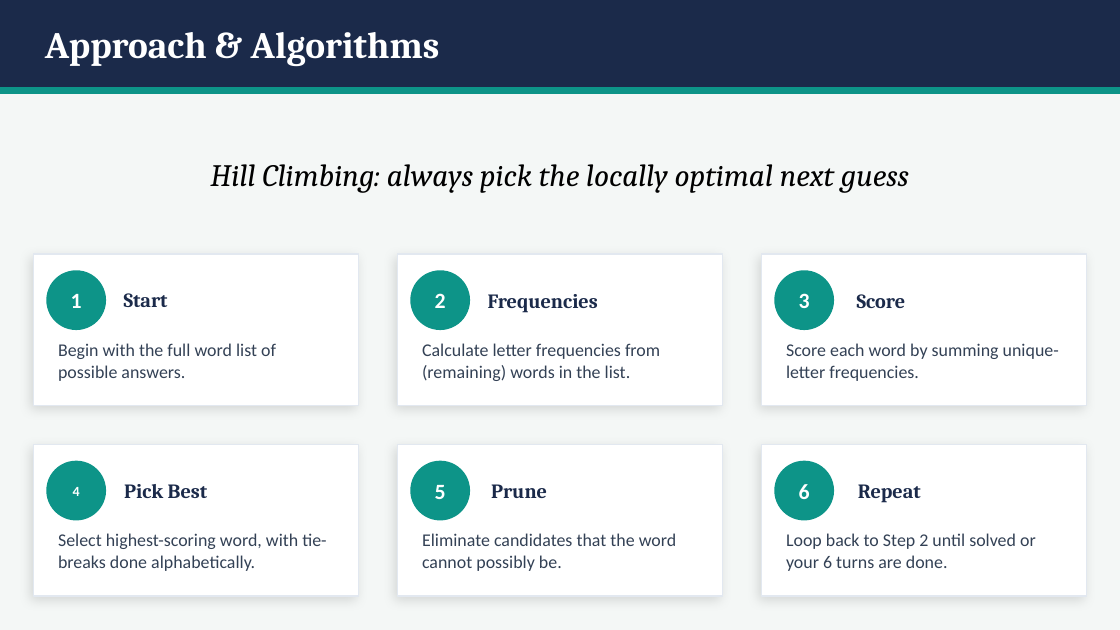
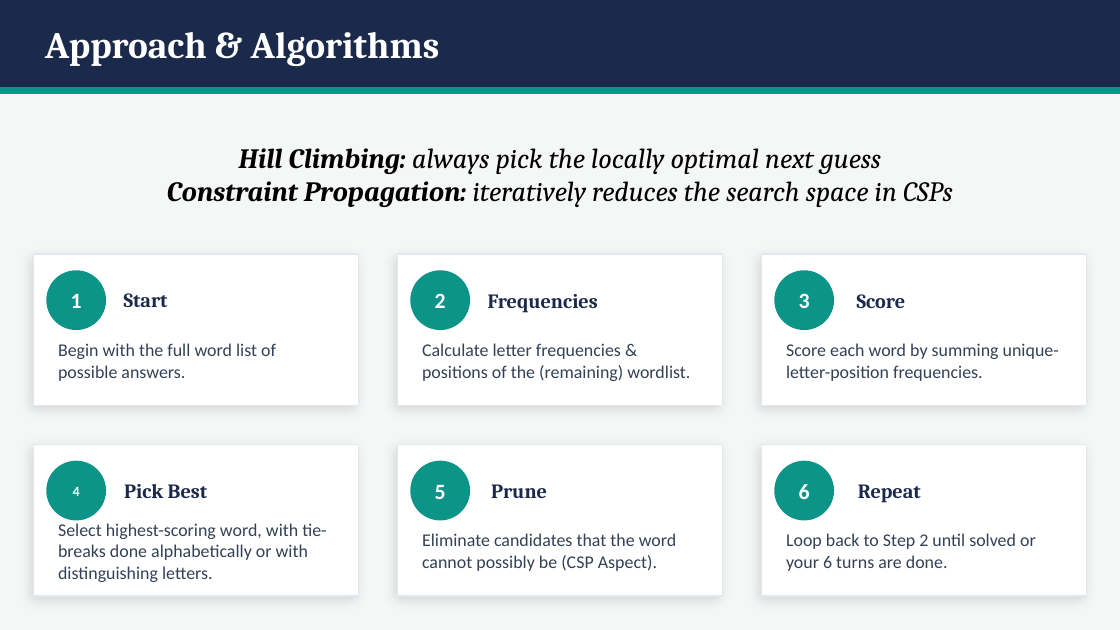
Before and after one commit to OmarDardery/project1-intro-to-ai, a slide deck: slide 3 of Wordle_HillClimbing.pptx. Drawn at 1120x630 pixels with LibreOffice and Linux fonts; fonts in the diff are those of the drawing. Boxes give left, top, right and bottom in pixels: in the first picture for what was removed or moved away, otherwise in the second. Text is boxed around its words. In the diff, an @@ line names an element or a change of style, - is before the commit and + after.

Commit message:
Algo & subsequent PPTX Update
Improve solver: score candidates by per-position letter frequency instead of global frequency; override greedy pick with a diagnostic guess when multiple words share scores remain to better distinguish between them.

```diff
--- a/Wordle_HillClimbing.pptx
+++ b/Wordle_HillClimbing.pptx
@@ text at (x1=239, y1=148, x2=881, y2=174): size 20 to 18 pt in "Hill Climbing: always pick the locally optimal ..."; bold on in "Hill Climbing:" @@
@@ text at (x1=167, y1=181, x2=953, y2=207): paragraph added @@
+Constraint Propagation: iteratively reduces the search space in CSPs
@@ text at (x1=422, y1=343, x2=690, y2=381): text changed @@
-Calculate letter frequencies from (remaining) words in the list.
+Calculate letter frequencies & positions of the (remaining) wordlist.
@@ text at (x1=786, y1=343, x2=1059, y2=381): text changed @@
-Score each word by summing unique-letter frequencies.
+Score each word by summing unique-letter-position frequencies.
@@ text at (x1=58, y1=523, x2=326, y2=582): text changed @@
-Select highest-scoring word, with tie-breaks done alphabetically.
+Select highest-scoring word, with tie-breaks done alphabetically or with distinguishing letters.
@@ text at (x1=422, y1=533, x2=676, y2=571): text changed @@
-Eliminate candidates that the word cannot possibly be.
+Eliminate candidates that the word cannot possibly be (CSP Aspect).
```
Also in this commit, not shown: 6 other slides changed, 2 other files.
